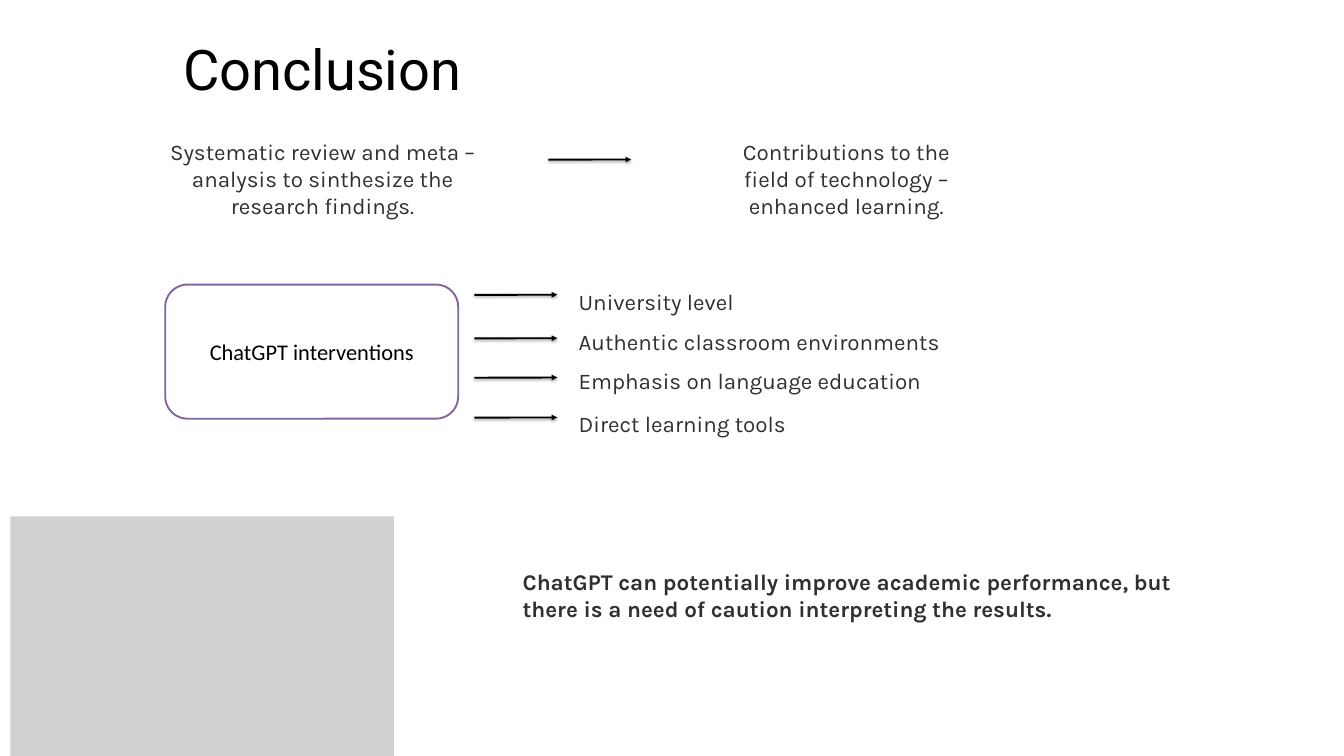
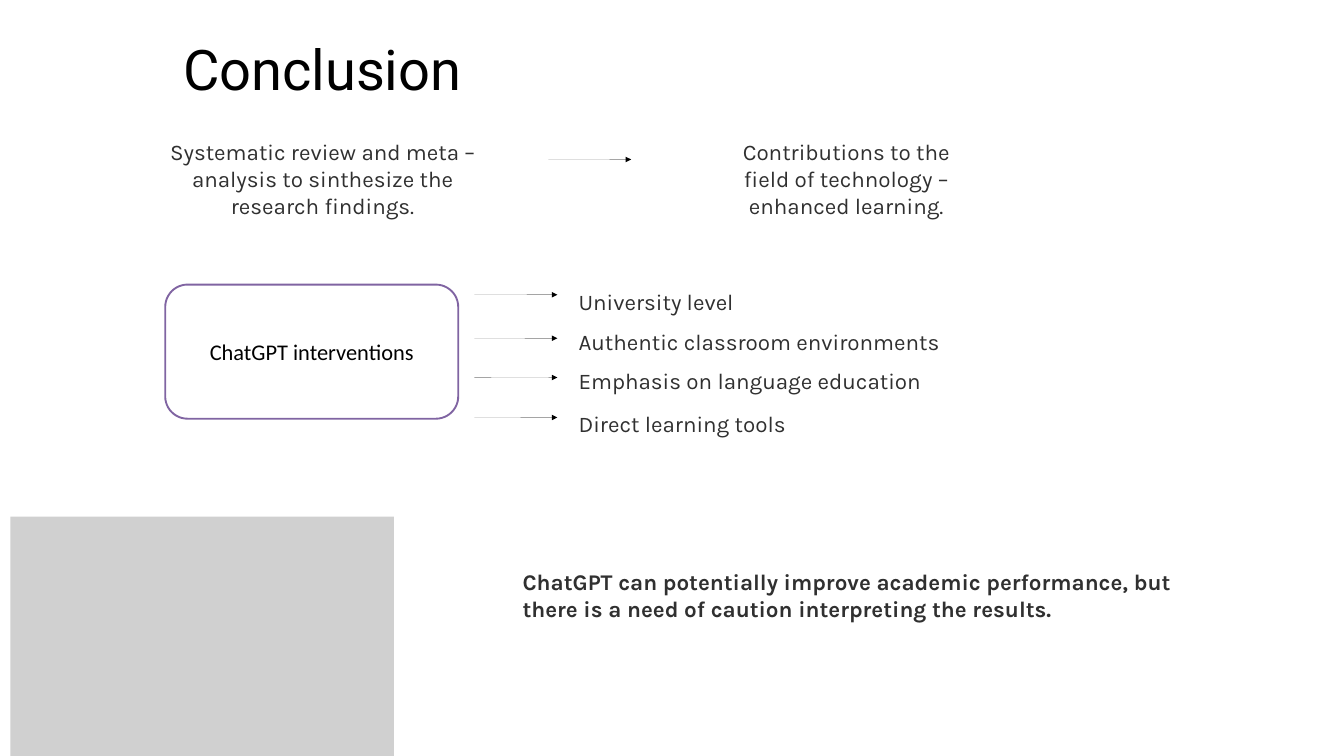
Before and after one commit to tinasophie15/tcpp_project_chatgpt_learning, a slide deck: slide 14 of Presentation.pptx (slide 9 before the commit). Drawn at 1344x756 pixels with LibreOffice and Linux fonts; fonts in the diff are those of the drawing; grey boxes stand for pictures. Boxes give left, top, right and bottom in pixels: in the first picture for what was removed or moved away, otherwise in the second. Text is boxed around its words. In the diff, an @@ line names an element or a change of style, - is before the commit and + after.

```diff
--- a/Presentation.pptx
+++ b/Presentation.pptx
@@ arrow (548, 160) - (631, 159): stroke #000000 2 pt to #000000 0.75 pt @@
@@ arrow (474, 295) - (557, 295): stroke #000000 2 pt to #000000 0.75 pt @@
@@ arrow (474, 339) - (557, 338): stroke #000000 2 pt to #000000 0.75 pt @@
@@ arrow (474, 378) - (557, 378): stroke #000000 2 pt to #000000 0.75 pt @@
@@ arrow (474, 418) - (557, 417): stroke #000000 2 pt to #000000 0.75 pt @@
```
Also in this commit, not shown: 9 other slides changed, 5 slides added.
